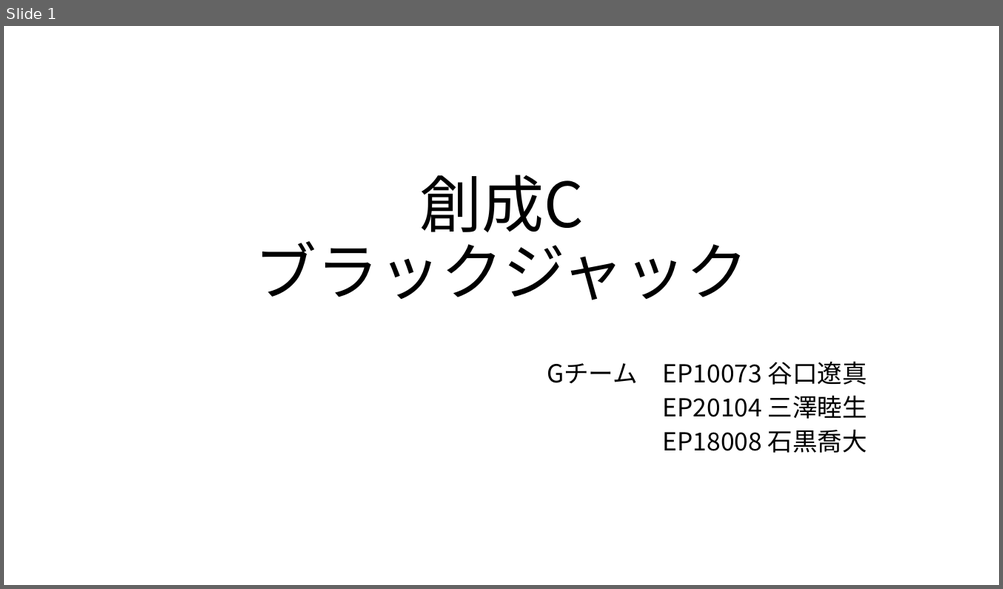
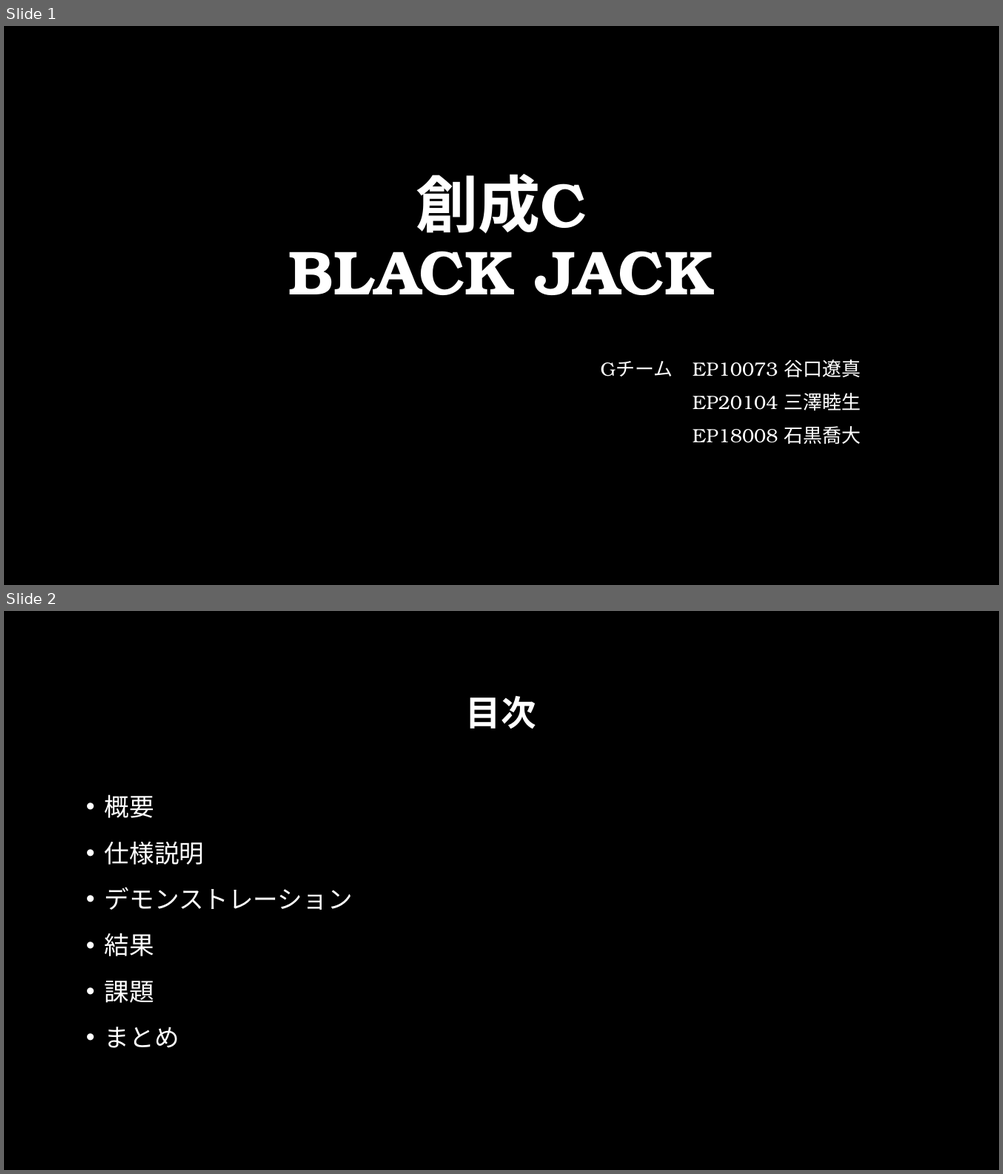
Before and after one commit to guro20guro21/SouseiC_Gteam, a slide deck: G_team.pptx. Shown one above the other, each under a label of ours: slide 1 before the commit, slides 1 and 2 after it. The pictures are 1003x589 and 1003x1174 pixels, drawn with LibreOffice and Linux fonts; fonts in the diff are those of the drawing; background and template pictures are left out. Boxes give left, top, right and bottom in pixels: in the first picture for what was removed or moved away, otherwise in the second. Text is boxed around its words. In the diff, an @@ line names an element or a change of style, - is before the commit and + after.

```diff
--- a/G_team.pptx
+++ b/G_team.pptx
@@ slide 2 added at (4,611,999,1170), background picture (left out) @@
@@ title added at (466,696,536,729), 34 pt, text #FFFFFF, bold @@
+目次
@@ text added at (105,795,353,1048), 24 pt, text #FFFFFF @@
+• 概要
+• 仕様説明
+• デモンストレーション
+• 結果
+• 課題
+• まとめ
@@ slide 1 changed as well @@
@@ background #FFFFFF to picture (left out) @@
@@ title at (289,174,714,295): text changed; font Noto Sans CJK JP to TeX Gyre Bonum; text colour #000000 to #FFFFFF; bold on @@
-創成C
-ブラックジャック
+創成C
+BLACK JACK
@@ subtitle "Gチーム EP10073 谷口遼真": place and size @@
-subtitle "Gチーム EP10073 谷口遼真" at (546,361,866,453)
+subtitle "Gチーム EP10073 谷口遼真" at (600,360,861,444)
@@ subtitle "Gチーム EP10073 谷口遼真" at (600,360,861,444): size 24 to 18.6 pt, font Noto Sans CJK JP to TeX Gyre Bonum, text colour #000000 to #FFFFFF; line spacing 0.8 to 1 @@
```
Also in this commit, not shown: 2 other slides changed, 4 other slides added, 2 other files.
